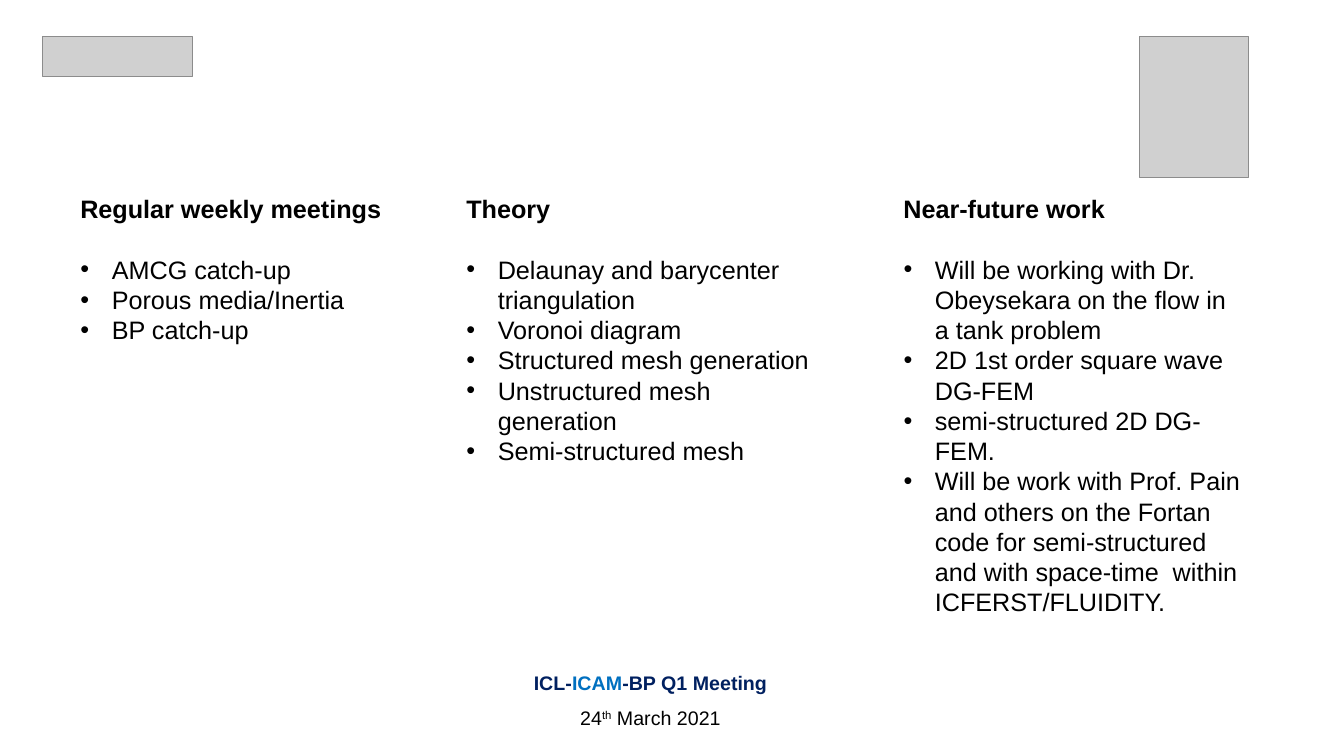
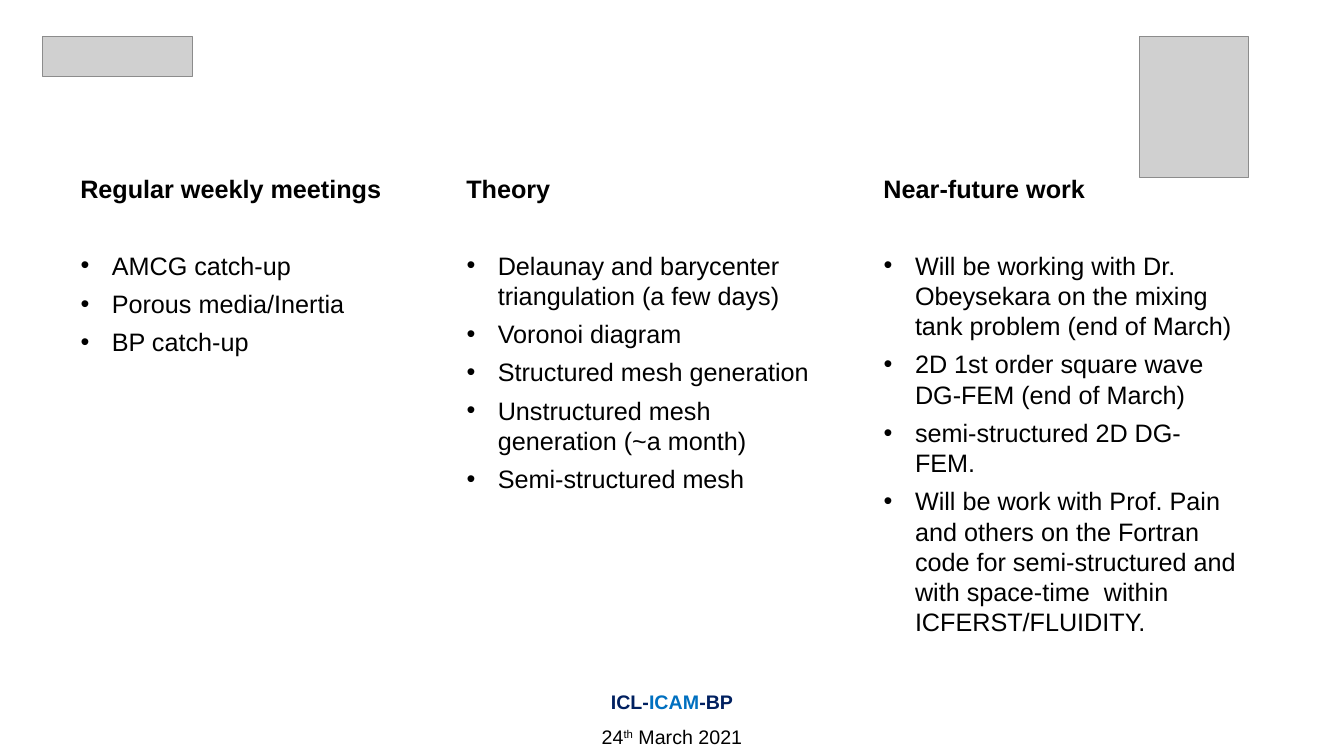
Before and after one commit to Amin-Nadimy/Wave-Equation, a slide deck: slide 10 of BP/BP-ICAM 24 Mar 2021.pptx (slide 7 before the commit). Drawn at 1344x756 pixels with LibreOffice and Linux fonts; fonts in the diff are those of the drawing; grey boxes stand for pictures. Boxes give left, top, right and bottom in pixels: in the first picture for what was removed or moved away, otherwise in the second. Text is boxed around its words. In the diff, an @@ line names an element or a change of style, - is before the commit and + after.

```diff
--- a/BP/BP-ICAM 24 Mar 2021.pptx
+++ b/BP/BP-ICAM 24 Mar 2021.pptx
@@ text "Regular weekly meetings": place and size @@
-text "Regular weekly meetings" at (80, 199, 382, 345)
+text "Regular weekly meetings" at (80, 179, 382, 357)
@@ text "Regular weekly meetings" at (80, 179, 382, 357): more space between paragraphs @@
@@ text "Theory": place and size @@
-text "Theory" at (466, 199, 809, 461)
+text "Theory" at (466, 179, 809, 489)
@@ text at (466, 179, 809, 489): more space between paragraphs @@
@@ text "Near-future work": place and size @@
-text "Near-future work" at (903, 199, 1239, 612)
+text "Near-future work" at (883, 179, 1236, 632)
@@ text at (883, 179, 1181, 472): more space between paragraphs @@
@@ text at (498, 256, 780, 311): text changed @@
-• Delaunay and barycenter triangulation
+• Delaunay and barycenter triangulation (a few days)
@@ text at (915, 256, 1231, 409): text changed @@
-• Will be working with Dr. Obeysekara on the flow in a tank problem
-• 2D 1st order square wave DG-FEM
+• Will be working with Dr. Obeysekara on the mixing tank problem (end of March)
+• 2D 1st order square wave DG-FEM (end of March)
@@ text at (498, 401, 746, 455): text changed @@
-• Unstructured mesh generation
+• Unstructured mesh generation (~a month)
@@ text at (915, 491, 1236, 632): text changed @@
-• Will be work with Prof. Pain and others on the Fortan code for semi-structured and with space-time within
-  ICFERST/FLUIDITY.
+• Will be work with Prof. Pain and others on the Fortran code for semi-structured and with space-time within
+  ICFERST/FLUIDITY.
@@ text "ICL-ICAM-BP": place and size @@
-text "ICL-ICAM-BP" at (534, 675, 767, 726)
+text "ICL-ICAM-BP" at (611, 695, 742, 745)
@@ text at (611, 695, 733, 710): text changed @@
-ICL-ICAM-BP Q1 Meeting
+ICL-ICAM-BP
```
Also in this commit, not shown: 7 other slides changed, 2 slides added, 4 other files.
